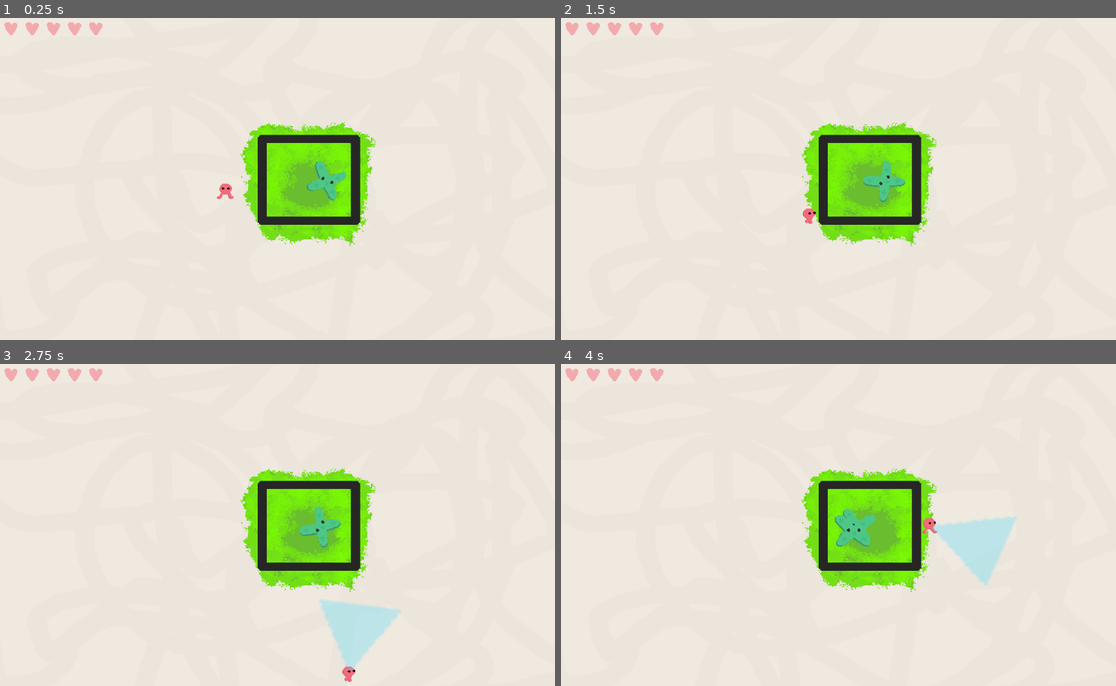
Above: before the commit, frames 1-4 (two rows, left to right).
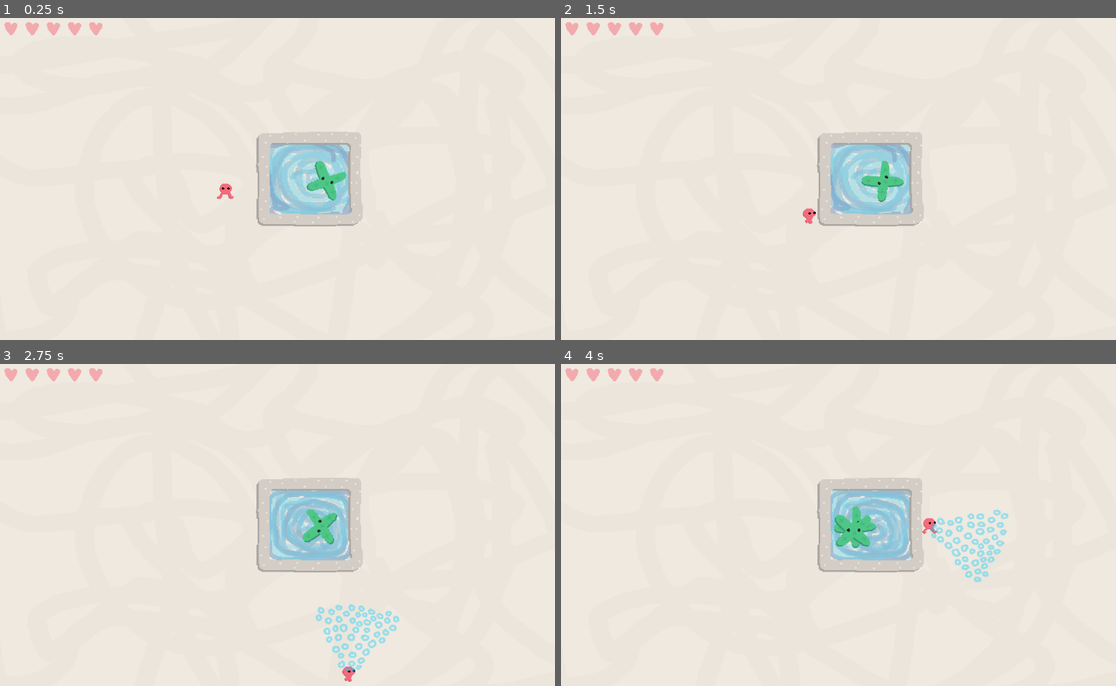
Above: after the commit, the same moments.

Repository: colinkarpfinger/HalfLife3
Game: Godot game, scene res://Scenes/Main.tscn
The game is run twice, just before and just after one commit, with the same random seed, the same clock (stepped at 60 frames per second) and the same inputs.
Inputs (mouse positions are in pixels of both pictures, inside the frame that each line leads up to):
- Up to frame 1 (0.25 s): no input
- Up to frame 2 (1.5 s): move the mouse to (960, 162) at 0.52 s; press the mouse at (960, 162) at 0.53 s; hold D (move_right) 0.53-1.28 s; move the mouse to (727, 195) at 1.27 s; release the mouse at (727, 195) at 1.28 s; hold S (move_down) from 1.28 s (still down); click (727, 195) at 1.35 s
- Up to frame 3 (2.75 s): move the mouse to (333, 454) at 2.02 s; release S (move_down) at 2.03 s; press the mouse at (333, 454) at 2.03 s; hold D (move_right) from 2.03 s (still down)
- Up to frame 4 (4 s): move the mouse to (810, 592) at 2.77 s; release D (move_right) at 2.78 s; release the mouse at (810, 592) at 2.78 s; hold W (move_up) 2.78-3.53 s; click (810, 592) at 2.85 s; move the mouse to (1005, 576) at 3.52 s; press the mouse at (1005, 576) at 3.53 s; hold A (move_left) from 3.53 s (still down)

The runs differ from the first frame. In frame 1, 7.1% of the frame differs, in the area x 43-68%, y 32-71%; in frame 2, 7.1%; in frame 3, 9.0%, in the area x 43-73%, y 32-96%; in frame 4, 8.6%.

Commit message:
Add reactor and ray art

Diff:
--- a/ParticleTesting/Scripts/Reactor.gd
+++ b/ParticleTesting/Scripts/Reactor.gd
@@ -35,10 +35,10 @@
 
 func update_walls_open(walls_opened: bool):
 	if walls_open:
-		$WallSprite.set_modulate(Color(0.15, 0.15, 0.15, 0.5))
+		$WallSprite.set_modulate(Color(1, 1, 1, 0.5))
 		$WallSprite.set_animation('open')
 	else:
-		$WallSprite.set_modulate(Color(0.15, 0.15, 0.15, 1))
+		$WallSprite.set_modulate(Color(1, 1, 1, 1))
 		$WallSprite.set_animation('closed')
 	$Walls/Left/Collider.one_way_collision = walls_opened
 	$Walls/Right/Collider.one_way_collision = walls_opened
--- a/ParticleTesting/Subscenes/Player.tscn
+++ b/ParticleTesting/Subscenes/Player.tscn
@@ -1,6 +1,6 @@
-[gd_scene load_steps=19 format=2]
+[gd_scene load_steps=23 format=2]
 
-[ext_resource path="res://Images/New Piskel (1).png" type="Texture" id=2]
+[ext_resource path="res://Images/ray_circles-Sheet.png" type="Texture" id=1]
 [ext_resource path="res://Scripts/Player.gd" type="Script" id=3]
 [ext_resource path="res://Images/char-idle_Sheet.png" type="Texture" id=4]
 [ext_resource path="res://Scripts/Beam.gd" type="Script" id=5]
@@ -65,6 +65,26 @@
 [sub_resource type="CircleShape2D" id=13]
 radius = 28.9016
 
+[sub_resource type="AtlasTexture" id=18]
+atlas = ExtResource( 1 )
+region = Rect2( 0, 0, 512, 512 )
+
+[sub_resource type="AtlasTexture" id=19]
+atlas = ExtResource( 1 )
+region = Rect2( 512, 0, 512, 512 )
+
+[sub_resource type="AtlasTexture" id=20]
+atlas = ExtResource( 1 )
+region = Rect2( 1024, 0, 512, 512 )
+
+[sub_resource type="SpriteFrames" id=17]
+animations = [ {
+"frames": [ SubResource( 18 ), SubResource( 19 ), SubResource( 20 ) ],
+"loop": true,
+"name": "default",
+"speed": 5.0
+} ]
+
 [node name="Player" type="KinematicBody2D"]
 scale = Vector2( 0.5, 0.5 )
 collision_layer = 2
@@ -84,7 +104,7 @@
 
 [node name="AnimatedSprite" type="AnimatedSprite" parent="."]
 frames = SubResource( 12 )
-frame = 1
+frame = 2
 speed_scale = 2.0
 playing = true
 
@@ -92,16 +112,17 @@
 shape = SubResource( 13 )
 
 [node name="Beam" type="Area2D" parent="."]
-visible = false
 scale = Vector2( 1.5, 1.5 )
 script = ExtResource( 5 )
 
-[node name="BeamSprite" type="Sprite" parent="Beam"]
-modulate = Color( 1, 1, 1, 0.278431 )
-scale = Vector2( 5.66931, 7.11039 )
-texture = ExtResource( 2 )
+[node name="CollisionPolygon2D" type="CollisionPolygon2D" parent="Beam"]
+polygon = PoolVector2Array( -0.448975, 120.282, -114.418, -43.1884, 103.62, -43.8792 )
 
-[node name="CollisionPolygon2D" type="CollisionPolygon2D" parent="Beam"]
-polygon = PoolVector2Array( -1.69397, 113.807, -91.4909, -50.0727, 89.7867, -50.6339 )
+[node name="AnimatedSprite" type="AnimatedSprite" parent="Beam"]
+modulate = Color( 1, 1, 1, 0.368627 )
+scale = Vector2( 0.5, 0.5 )
+frames = SubResource( 17 )
+frame = 2
+playing = true
 
 [connection signal="body_entered" from="HitDetector" to="." method="_on_Area2D_body_entered"]
--- a/ParticleTesting/Subscenes/Reactor.tscn
+++ b/ParticleTesting/Subscenes/Reactor.tscn
@@ -1,8 +1,9 @@
-[gd_scene load_steps=22 format=2]
+[gd_scene load_steps=26 format=2]
 
 [ext_resource path="res://Images/reactor.png" type="Texture" id=1]
-[ext_resource path="res://Images/reactor2.png" type="Texture" id=2]
+[ext_resource path="res://Images/reactor_effect_Sheet.png" type="Texture" id=2]
 [ext_resource path="res://Scripts/Reactor.gd" type="Script" id=3]
+[ext_resource path="res://Images/reactor3.png" type="Texture" id=4]
 
 [sub_resource type="AtlasTexture" id=1]
 atlas = ExtResource( 1 )
@@ -52,38 +53,50 @@
 "speed": 8.0
 } ]
 
-[sub_resource type="AtlasTexture" id=17]
+[sub_resource type="AtlasTexture" id=19]
 atlas = ExtResource( 2 )
 region = Rect2( 0, 0, 155, 155 )
 
-[sub_resource type="SpriteFrames" id=18]
+[sub_resource type="AtlasTexture" id=20]
+atlas = ExtResource( 2 )
+region = Rect2( 155, 0, 155, 155 )
+
+[sub_resource type="AtlasTexture" id=21]
+atlas = ExtResource( 2 )
+region = Rect2( 310, 0, 155, 155 )
+
+[sub_resource type="AtlasTexture" id=22]
+atlas = ExtResource( 2 )
+region = Rect2( 465, 0, 155, 155 )
+
+[sub_resource type="SpriteFrames" id=13]
 animations = [ {
-"frames": [ SubResource( 17 ), null ],
+"frames": [ SubResource( 19 ), SubResource( 20 ), SubResource( 21 ), SubResource( 22 ) ],
+"loop": true,
+"name": "closed",
+"speed": 10.0
+}, {
+"frames": [ ExtResource( 4 ), null ],
 "loop": true,
 "name": "open",
 "speed": 3.0
-}, {
-"frames": [ SubResource( 17 ) ],
-"loop": true,
-"name": "closed",
-"speed": 10.0
 } ]
 
-[sub_resource type="RectangleShape2D" id=16]
+[sub_resource type="RectangleShape2D" id=14]
 extents = Vector2( 55.8455, 55.9556 )
 
-[sub_resource type="PhysicsMaterial" id=12]
+[sub_resource type="PhysicsMaterial" id=15]
 friction = 0.0
 bounce = 1.0
 
-[sub_resource type="RectangleShape2D" id=13]
+[sub_resource type="RectangleShape2D" id=16]
 extents = Vector2( 82.153, 8.167 )
 
-[sub_resource type="PhysicsMaterial" id=14]
+[sub_resource type="PhysicsMaterial" id=17]
 friction = 0.0
 bounce = 1.0
 
-[sub_resource type="RectangleShape2D" id=15]
+[sub_resource type="RectangleShape2D" id=18]
 extents = Vector2( 85.447, 8.70796 )
 
 [node name="Reactor" type="Node2D"]
@@ -92,21 +105,22 @@
 script = ExtResource( 3 )
 
 [node name="ReactionSprite" type="AnimatedSprite" parent="."]
+visible = false
 position = Vector2( -2.37051, 5.01057 )
 frames = SubResource( 11 )
-frame = 5
+frame = 3
 playing = true
 
 [node name="WallSprite" type="AnimatedSprite" parent="."]
-position = Vector2( -2.32518, 0.387522 )
-frames = SubResource( 18 )
+position = Vector2( -2.32518, 0.188385 )
+frames = SubResource( 13 )
 animation = "closed"
 playing = true
 
 [node name="Area2D" type="Area2D" parent="."]
 
 [node name="CollisionShape2D" type="CollisionShape2D" parent="Area2D"]
-shape = SubResource( 16 )
+shape = SubResource( 14 )
 
 [node name="Walls" type="Node2D" parent="."]
 scale = Vector2( 0.666667, 0.666667 )
Binary file added: ParticleTesting/Images/ray.ase
Not shown, added: ParticleTesting/Images/ray.png.import
Not shown, added: ParticleTesting/Images/ray_Sheet.png.import
Binary file added: ParticleTesting/Images/ray_circles-Sheet.png
Not shown, added: ParticleTesting/Images/ray_circles-Sheet.png.import
Binary file added: ParticleTesting/Images/ray_circles.aseprite
Not shown, added: ParticleTesting/Images/ray_circles.png.import
Binary file added: ParticleTesting/Images/ray_circles_Sheet.aseprite
Not shown, added: ParticleTesting/Images/ray_circles_Sheet.png.import
Binary file added: ParticleTesting/Images/reactor3.png
Not shown, added: ParticleTesting/Images/reactor3.png.import
Binary file added: ParticleTesting/Images/reactor_effect_Sheet.png
(and 5 more such lines)
